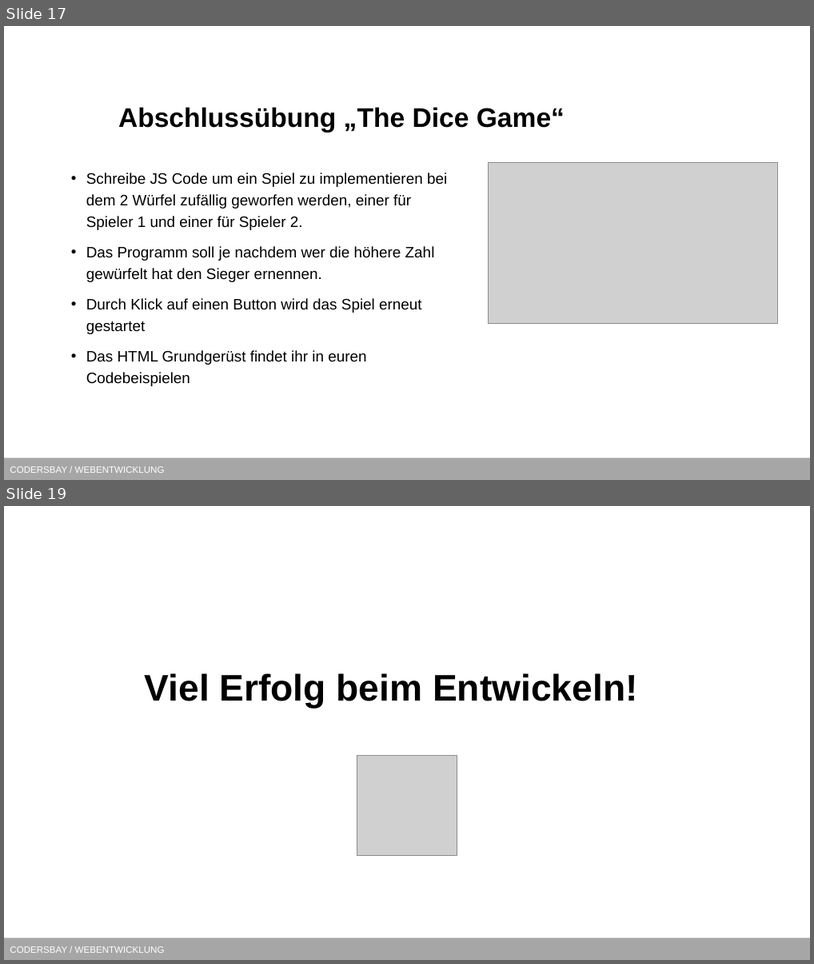
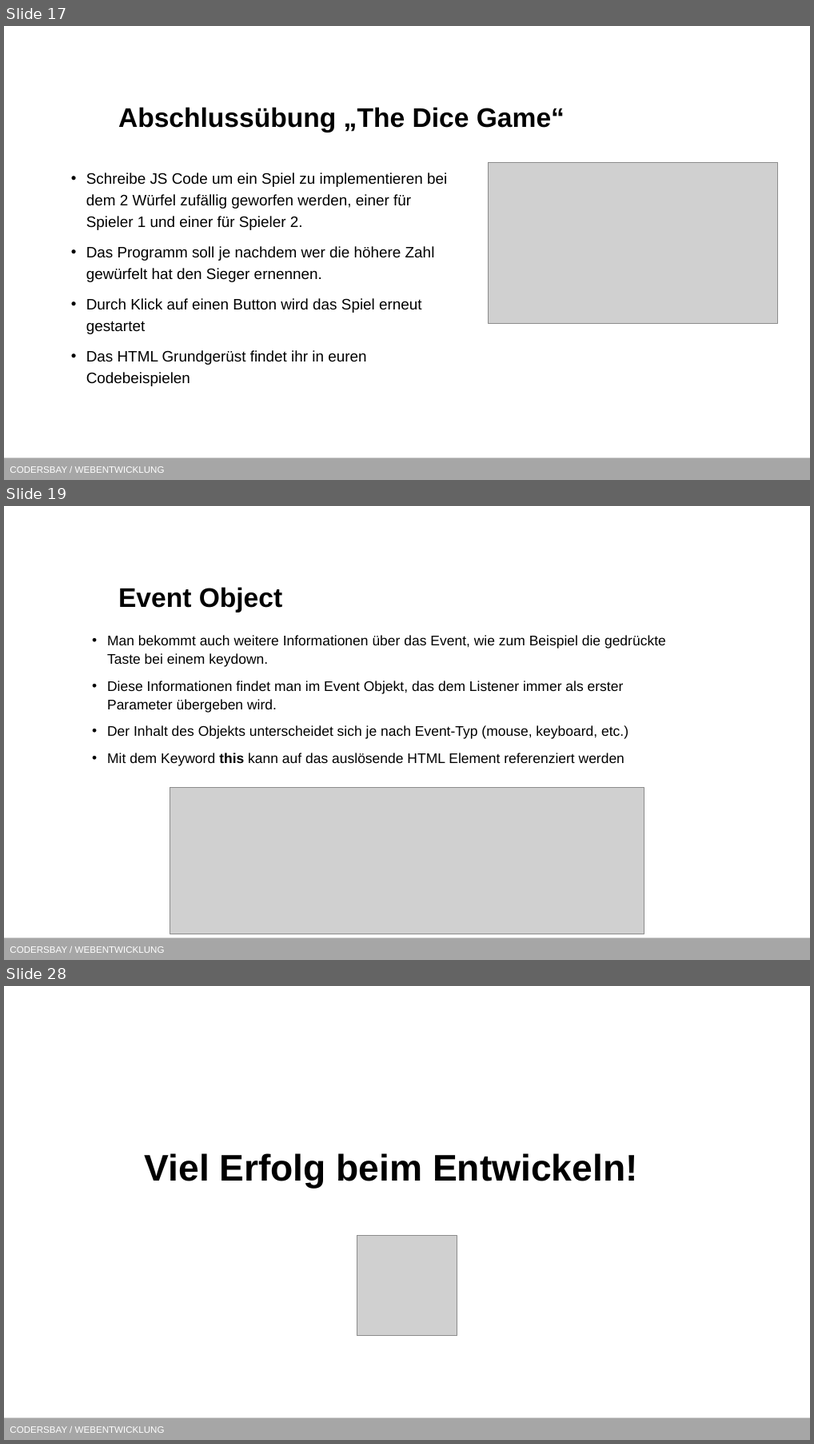
Before and after one commit to kodo89/Webentwicklung_23_24, a slide deck: 7. Javascript/Slides/DOM.pptx. Shown one above the other, each under a label of ours: slides 17 and 19 before the commit, slides 17, 19 and 28 after it; the slides between them are not shown. The pictures are 814x964 and 814x1444 pixels, drawn with LibreOffice and Linux fonts; fonts in the diff are those of the drawing; grey boxes stand for pictures; background and template pictures are left out. Boxes give left, top, right and bottom in pixels: in the first picture for what was removed or moved away, otherwise in the second. Text is boxed around its words. In the diff, an @@ line names an element or a change of style, - is before the commit and + after.

```diff
--- a/7. Javascript/Slides/DOM.pptx
+++ b/7. Javascript/Slides/DOM.pptx
@@ slide 19 added at <box>4,506,810,960</box>, background #FFFFFF; not listed: 1 template element that a slide beside it also shows @@
@@ title added at <box>118,587,283,612</box>, 32 pt, text #000000, bold @@
+Event Object
@@ text added at <box>107,635,666,765</box>, 16.6 pt, text #000000 @@
+• Man bekommt auch weitere Informationen über das Event, wie zum Beispiel die gedrückte Taste bei einem keydown.
+• Diese Informationen findet man im Event Objekt, das dem Listener immer als erster Parameter übergeben wird.
+• Der Inhalt des Objekts unterscheidet sich je nach Event-Typ (mouse, keyboard, etc.)
+• Mit dem Keyword this kann auf das auslösende HTML Element referenziert werden
@@ picture added at <box>170,788,645,934</box> @@
@@ what was slide 19 is now slide 28 @@
```
Also in this commit, not shown: 5 slides changed, 8 other slides added.
